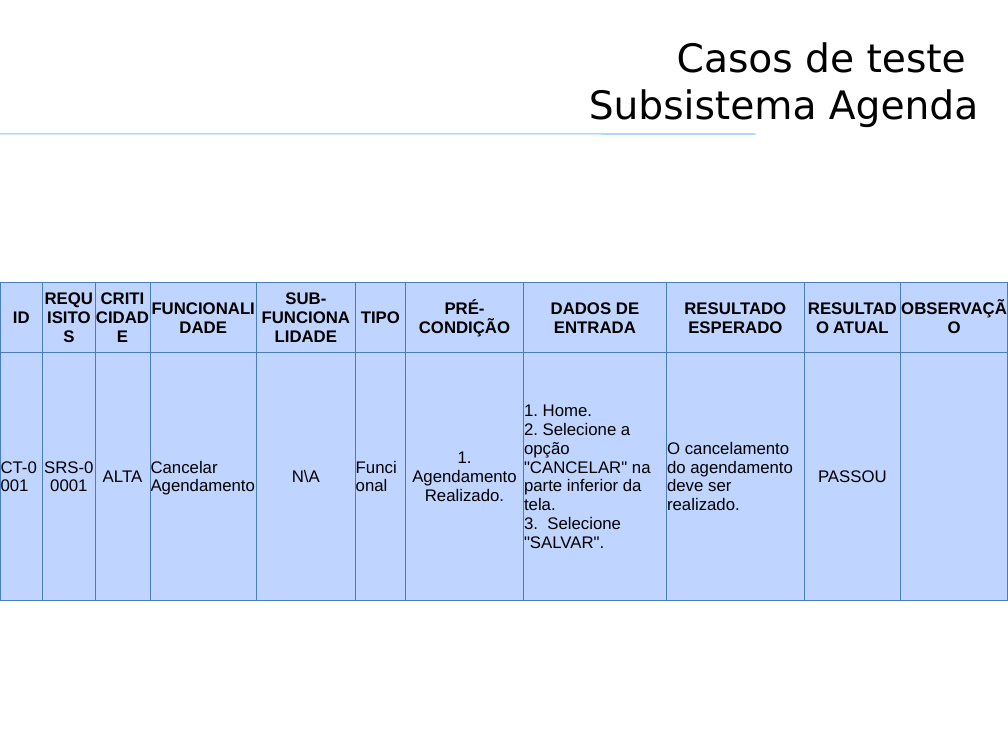
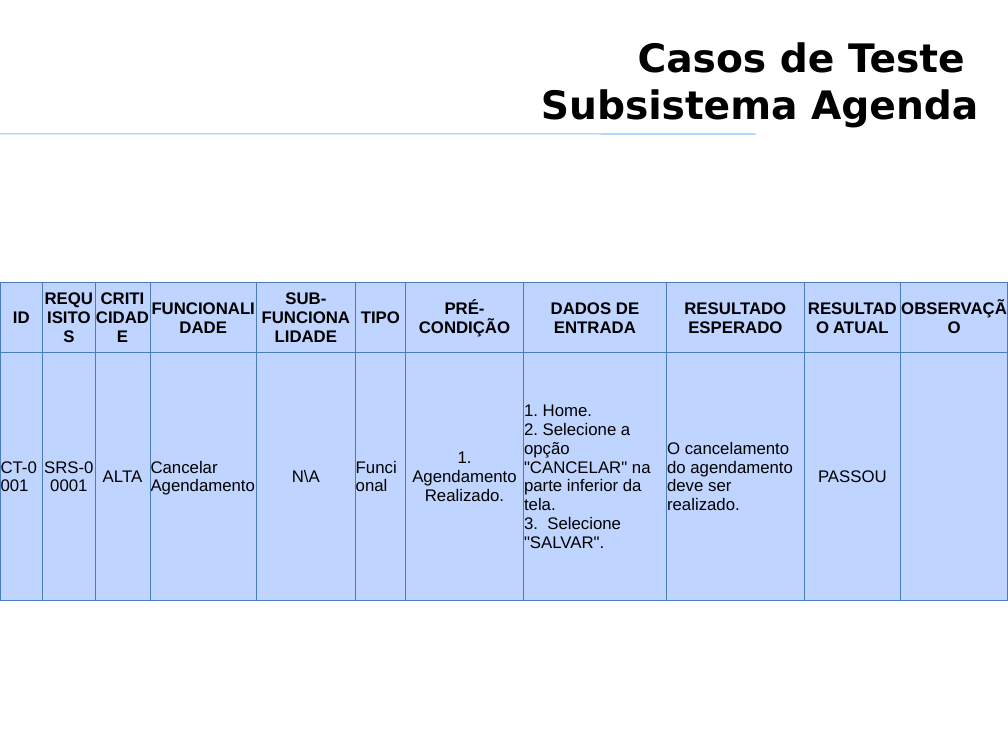
Before and after one commit to VagnerAlcantara/TCC, a slide deck: slide 18 of Qualidade de Produto de SW/Qualidade de produto de SW - TRABALHO.pptx. Drawn at 1008x756 pixels with LibreOffice and Linux fonts; fonts in the diff are those of the drawing; grey boxes stand for pictures; background and template pictures are left out. Boxes give left, top, right and bottom in pixels: in the first picture for what was removed or moved away, otherwise in the second. Text is boxed around its words. In the diff, an @@ line names an element or a change of style, - is before the commit and + after.

```diff
--- a/Qualidade de Produto de SW/Qualidade de produto de SW - TRABALHO.pptx
+++ b/Qualidade de Produto de SW/Qualidade de produto de SW - TRABALHO.pptx
@@ title at (x1=541, y1=42, x2=978, y2=128): text changed; bold on @@
-Casos de teste
-Subsistema Agenda
+Casos de Teste
+Subsistema Agenda
```
Also in this commit, not shown: 18 other slides changed.
